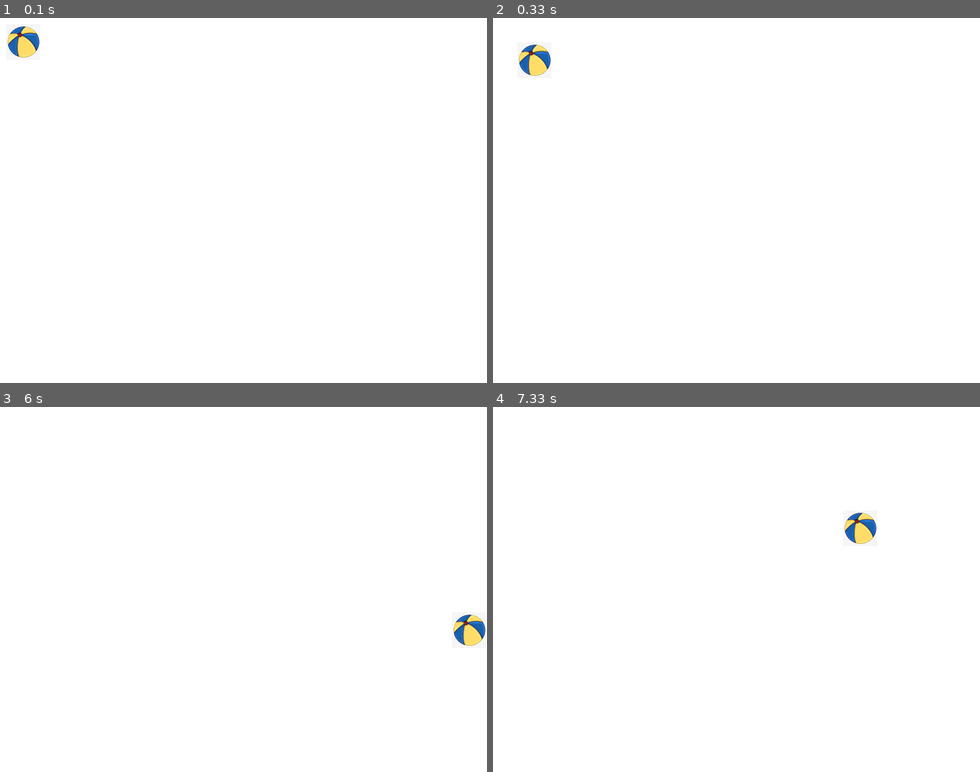
Above: before the commit, frames 1-4 (two rows, left to right).
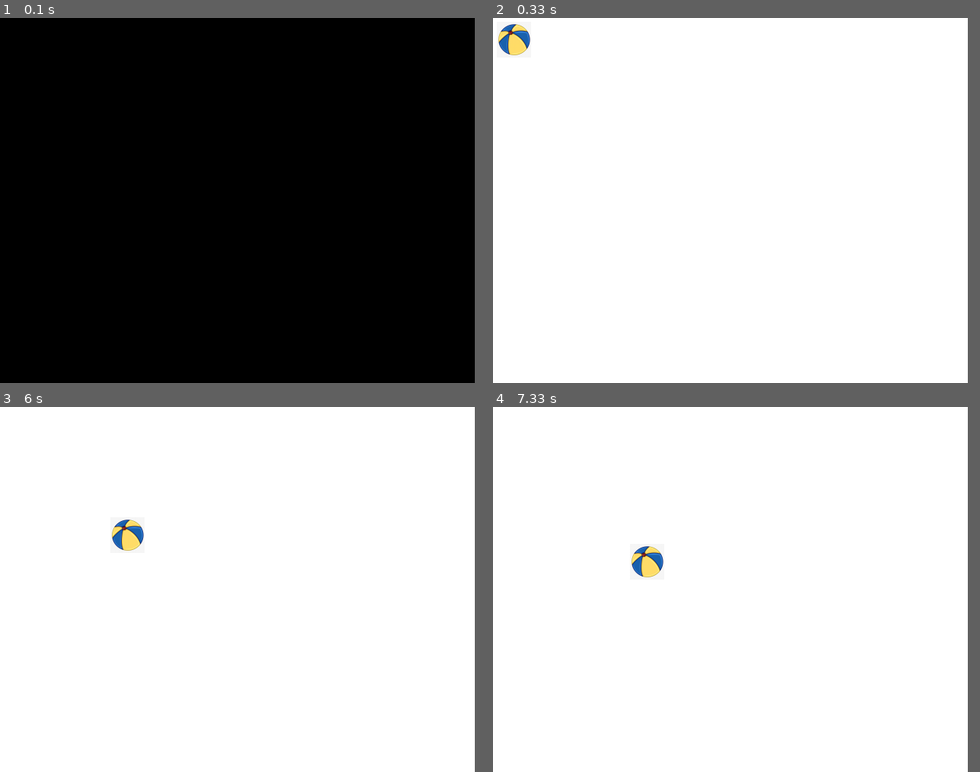
Above: after the commit, the same moments.

Repository: pythonxyx/zero_study_Python
Game: pygame game, started from 第13章 pygame游戏编程/小球跳动.py
Two runs of this game, one before a commit and one after it. Both use one fixed random seed, a clock stepped at 60 frames per second and the inputs below.
Inputs:
- Up to frame 1 (0.1 s): no input
- Up to frame 2 (0.33 s): no input
- Up to frame 3 (6 s): no input
- Up to frame 4 (7.33 s): no input
In our replay, the window is 640x480 before the commit and 624x480 after it. These sizes can differ from the game's own. Grey fills any space a smaller window leaves; there, only what the larger window draws over its background counts as a difference.

The runs differ from the first frame. In frame 1, 98% of the frame differs, in the area x 0-98%, y 0-100%; in frame 2, 0.9%; in frame 3, 0.9%; in frame 4, 0.9%.

Commit message:
第13章pygameBird

Diff:
--- a/第13章 pygame游戏编程/小球跳动.py
+++ b/第13章 pygame游戏编程/小球跳动.py
@@ -2,18 +2,18 @@
 import pygame
 
 pygame.init()
-size = width,height = 640, 480
+size = width,height = 624, 480
 screen = pygame.display.set_mode(size)
 color = (255, 255, 255)
 
-ball = pygame.image.load('ball.png')
+ball = pygame.image.load('ball.png').convert_alpha()
 ballrect = ball.get_rect()
 
-speed = [2, 2]
+speed = [5, 5]
 clock = pygame.time.Clock()
 
 while True:
-    clock.tick(50)
+    clock.tick(5)
     for event in pygame.event.get():
         if event.type == pygame.QUIT:
             sys.exit()
--- /dev/null
+++ b/第13章 pygame游戏编程/飞翔的小鸟游戏.py
@@ -0,0 +1,79 @@
+import pygame
+import sys
+import random
+
+class Bird(object):
+    ''' 定义一个鸟类 '''
+    def __init__(self):
+        """定义初始化方法"""
+        self.birdRect = pygame.Rect(65,50,50,50)  # 鸟的矩形
+        self.birdStatus = [pygame.image.load('bird1.png'),
+                           pygame.image.load('bird1.png'),
+                           pygame.image.load('bird1.png')]
+        self.status = 0
+        self.birdX = 120
+        self.birdY = 350
+        self.jump = False
+        self.jumpSpeed = 10
+        self.gravity = 5
+        self.dead = False
+
+    def birdUpdate(self):
+        """用来实现鸟的移动"""
+        if self.jump:
+            # 小鸟跳跃
+            self.jumpSpeed -= 1
+            self.birdY -= self.jumpSpeed
+        else:
+            # 小鸟坠落
+            self.gravity += 0.2
+            self.birdY += self.gravity
+        self.birdRect[1] = self.birdY
+
+
+
+class Pipeline(object):
+    """定义一个管道类"""
+    def __init__(self):
+        """定义管道的初始化方法"""
+        pass
+
+    def updatePipline(self):
+        """定义管道的水平移动"""
+        pass
+
+def creatmap():
+    """定义创建地图的方法"""
+    screen.fill((255, 255, 255))
+    screen.blit(backgroud,(0, 0))
+    # 显示小鸟
+    if Bird.dead:
+        Bird.status = 2
+    elif Bird.jump:
+        Bird.status = 1
+    screen.blit(Bird.birdStatus[Bird.status],(Bird.birdX,Bird.birdY))  # 设置小鸟的坐标
+    Bird.birdUpdate()
+    pygame.display.update()
+
+if __name__ == '__main__':
+    """主程序"""
+    pygame.init()
+    size = width, height = 400,650
+    screen = pygame.display.set_mode(size)
+    clock = pygame.time.Clock()
+    Pipeline = Pipeline()
+    Bird = Bird()
+    while True:
+        clock.tick(60)
+        #   轮询事件
+        for event in pygame.event.get():
+            if event.type == pygame.QUIT:
+                sys.exit()
+        if (event.type == pygame.KEYDOWN or event.type == pygame.MOUSEBUTTONDOWN) and not Bird.dead:
+            Bird.jump = True
+            Bird.gravity = 5
+            Bird.jumpSpeed = 10
+
+        backgroud = pygame.image.load('sky.png')
+        creatmap()
+    pygame.quit()
Binary file added: 第13章 pygame游戏编程/bird1.png
Binary file added: 第13章 pygame游戏编程/littleboy.png
Binary file added: 第13章 pygame游戏编程/sky.png
